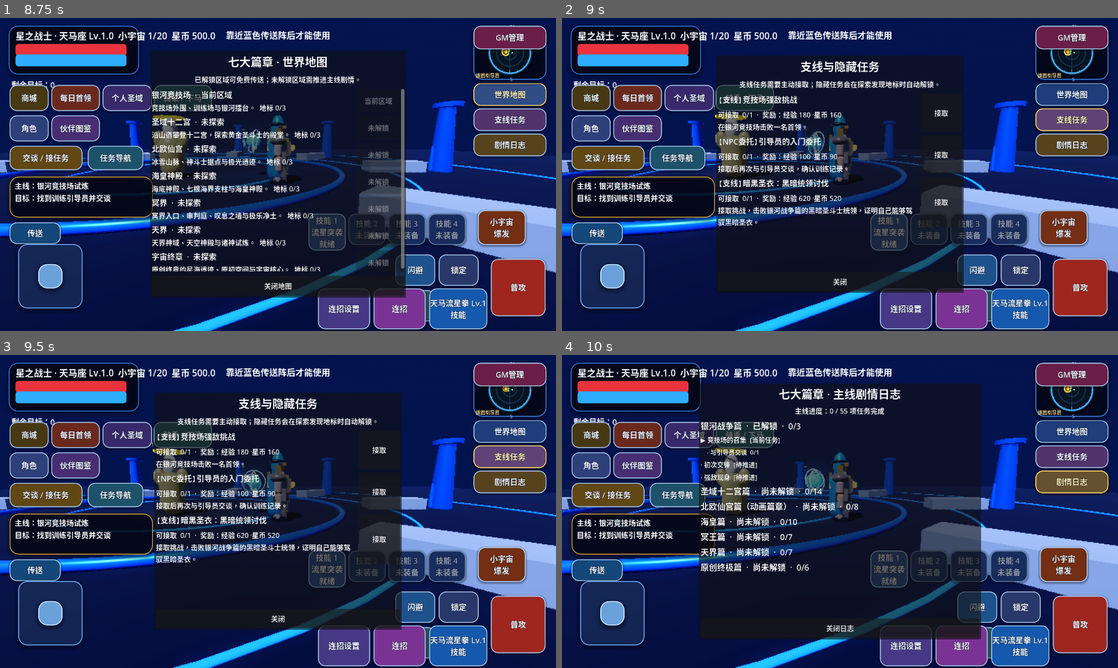
Above: before the commit, frames 1-4 (two rows, left to right).
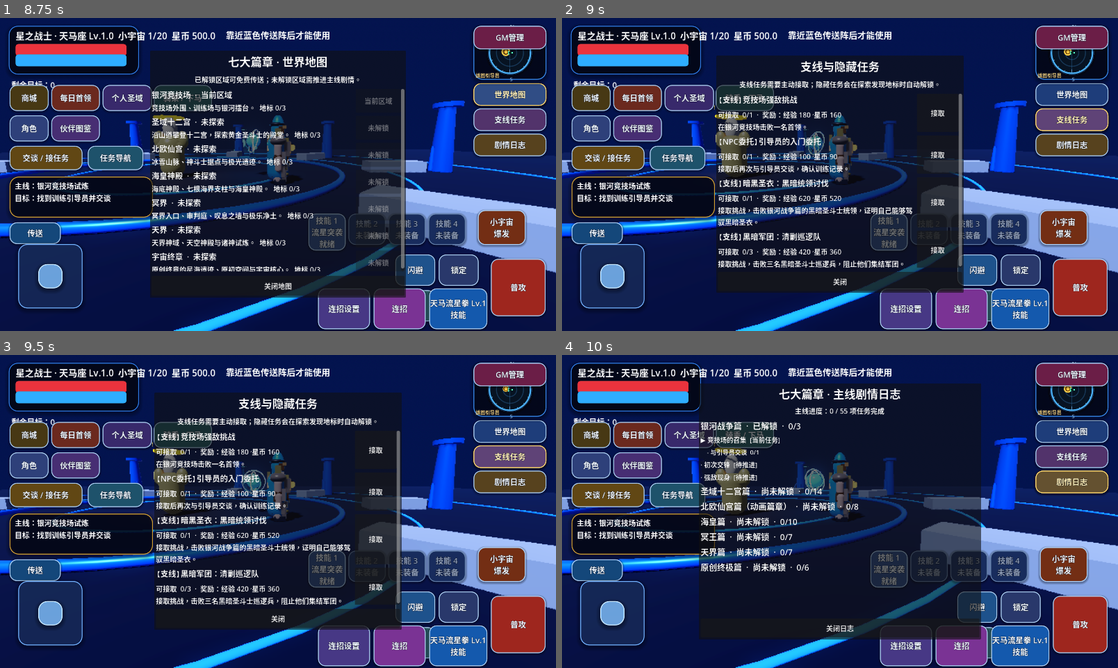
Above: after the commit, the same moments.

Repository: Qazwesrd/Saint-Seiya-Universe-War
Game: Godot game, scene res://scenes/main_menu.tscn
Two runs of this game, one before a commit and one after it. Both use one fixed random seed, a clock stepped at 60 frames per second and the inputs below.
Inputs (mouse positions are in pixels of both pictures, inside the frame that each line leads up to):
- Up to frame 1 (8.75 s): click "开始新游戏 / 新建存档" at 0.5 s; click "开始新游戏 / 新建存档" at 1.25 s; click "继续游戏 / 存档管理" at 2 s; click "游戏设置" at 2.75 s; click "读取" at 3.5 s; click "交谈 / 接任务" at 4.25 s; click "任务导航" at 5 s; tap Enter (ui_accept) at 5.75, 6.02, 6.32 s; move the mouse to (400, 158) at 5.77 s; hold Right (ui_right) 5.78-6.5 s; click (400, 158) at 5.92 s; drag from (166, 190) to (250, 237) at 6.52 s; click "传送" at 7.25 s; click "世界地图" at 8 s
- Up to frame 2 (9 s): click "支线任务" at 8.75 s
- Up to frame 3 (9.5 s): no input
- Up to frame 4 (10 s): click "剧情日志" at 9.5 s

Frame 1 is identical in both runs. In frame 2, 1.8% of the frame differs, in the area x 28-72%, y 24-80%; in frame 3, 1.8%; in frame 4, nothing differs.

Commit message:
Add Dark Saint patrol side quest

Diff:
--- a/game/scripts/side_quest_manager.gd
+++ b/game/scripts/side_quest_manager.gd
@@ -24,7 +24,8 @@
 	{"id":"hidden_heaven_temple","chapter_id":"heaven","kind":"hidden","name":"神殿的星辉","description":"探索天空神殿，发现神域留下的星辉。","trigger":"landmark_discovered","landmark_id":"heaven_temple","target":1,"exp":420,"coins":380},
 	{"id":"side_final_boss","chapter_id":"original_final","kind":"side","name":"原初强敌挑战","description":"在宇宙终章击败一名首领。","trigger":"boss_defeated","target":1,"exp":900,"coins":760},
 	{"id":"hidden_final_primordial","chapter_id":"original_final","kind":"hidden","name":"原初虚空的记忆","description":"探索原初虚空，找回宇宙最初的记忆。","trigger":"landmark_discovered","landmark_id":"final_primordial","target":1,"exp":600,"coins":520},
-	{"id":"side_dark_knight_trial","chapter_id":"galaxy_wars","kind":"side","name":"暗黑圣衣：黑暗统领讨伐","description":"接取挑战，击败银河战争篇的黑暗圣斗士统领，证明自己能够驾驭黑暗圣衣。","trigger":"dark_boss_defeated","required_archetype_id":"dark_black_knight_champion","target":1,"exp":620,"coins":520}
+	{"id":"side_dark_knight_trial","chapter_id":"galaxy_wars","kind":"side","name":"暗黑圣衣：黑暗统领讨伐","description":"接取挑战，击败银河战争篇的黑暗圣斗士统领，证明自己能够驾驭黑暗圣衣。","trigger":"dark_boss_defeated","required_archetype_id":"dark_black_knight_champion","target":1,"exp":620,"coins":520},
+	{"id":"side_dark_patrol","chapter_id":"galaxy_wars","kind":"side","name":"黑暗军团：清剿巡逻队","description":"接取挑战，击败三名黑暗圣斗士巡逻兵，阻止他们集结军团。","trigger":"dark_patrol_defeated","target":3,"exp":420,"coins":360}
 ]
 const STATE_KEY := "side_quest_state"
 var state: Dictionary = {}
